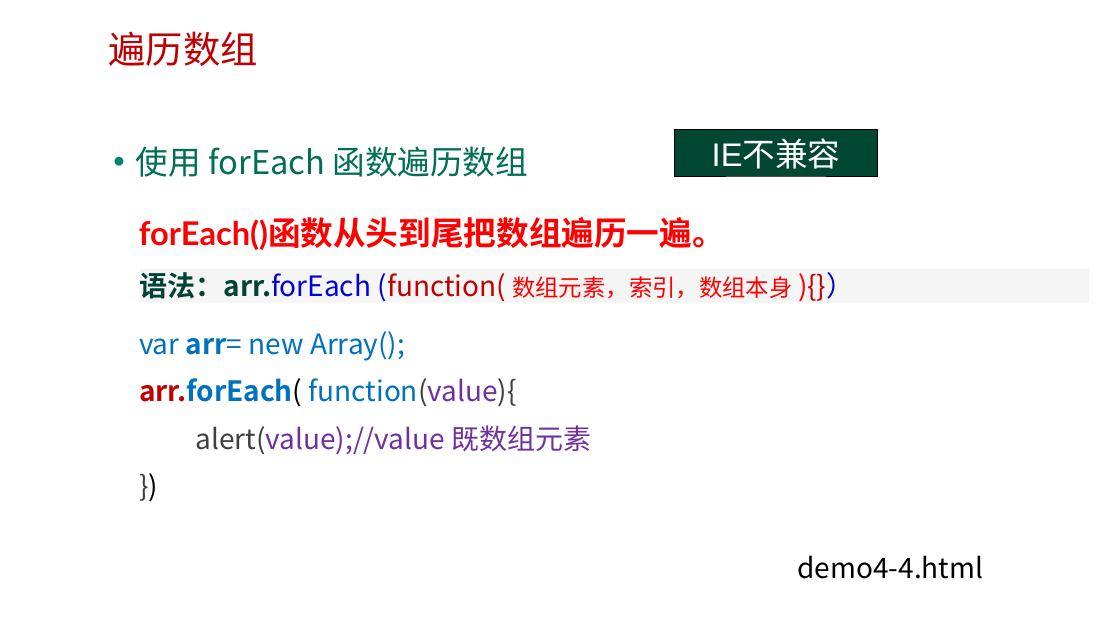
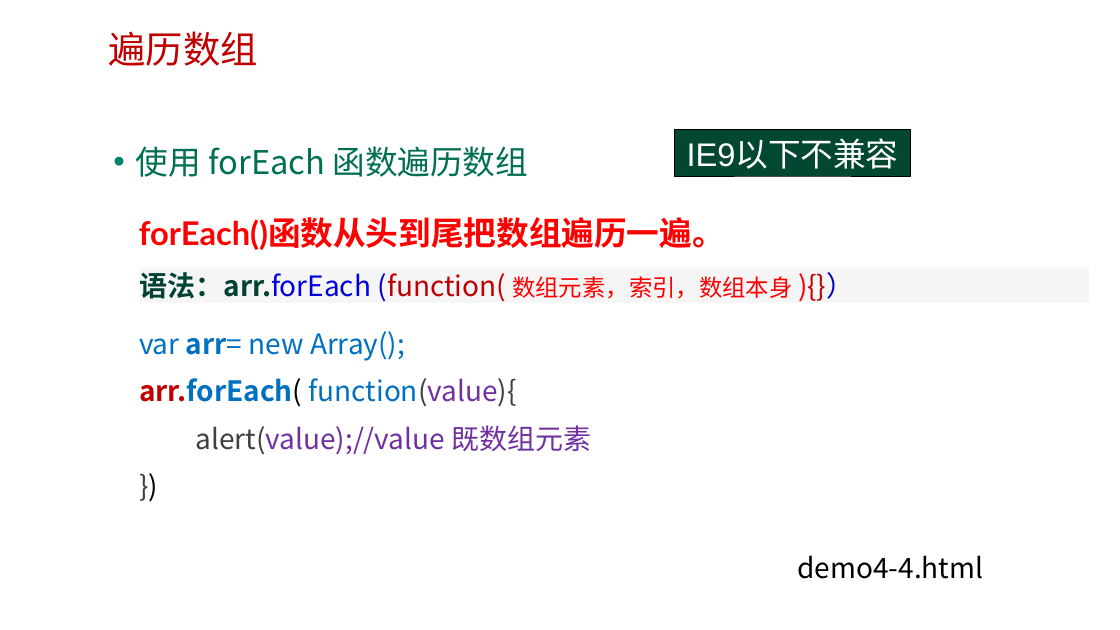
Before and after one commit to edu2act/course-web2, a slide deck: slide 22 of materials/slides/第四章 字符串和数组.pptx (slide 20 before the commit). Drawn at 1120x630 pixels with LibreOffice and Linux fonts; fonts in the diff are those of the drawing; background and template pictures are left out. Boxes give left, top, right and bottom in pixels: in the first picture for what was removed or moved away, otherwise in the second. Text is boxed around its words. In the diff, an @@ line names an element or a change of style, - is before the commit and + after.

```diff
--- a/materials/slides/第四章 字符串和数组.pptx
+++ b/materials/slides/第四章 字符串和数组.pptx
@@ rectangle "IE9以下不兼容": place and size @@
-rectangle "IE9以下不兼容" at [675, 130, 877, 176]
+rectangle "IE9以下不兼容" at [675, 130, 911, 176]
@@ text in rectangle at [687, 140, 899, 169]: text changed @@
-IE不兼容
+IE9以下不兼容
```
Also in this commit, not shown: 3 other slides changed, 2 slides added, 3 other files.
